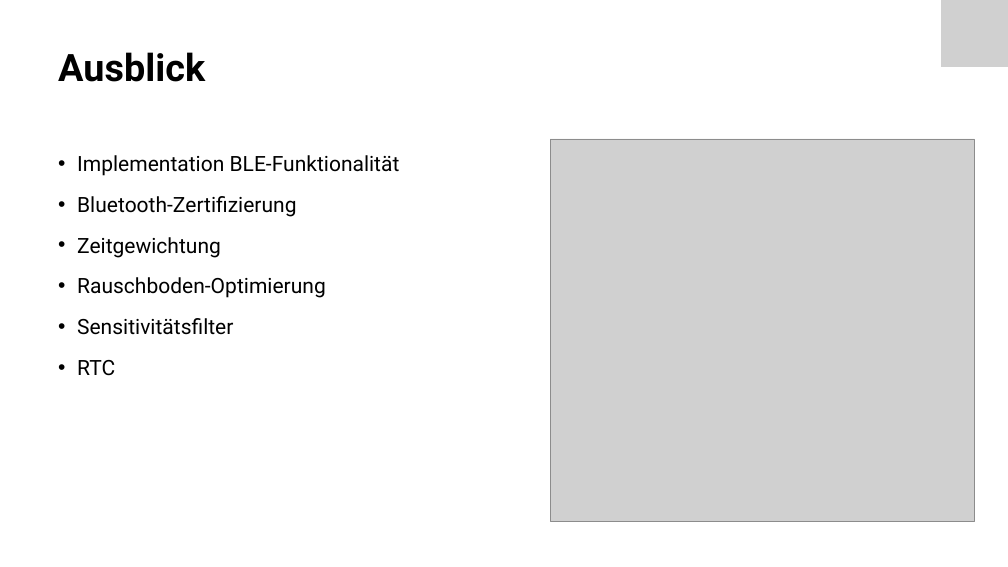
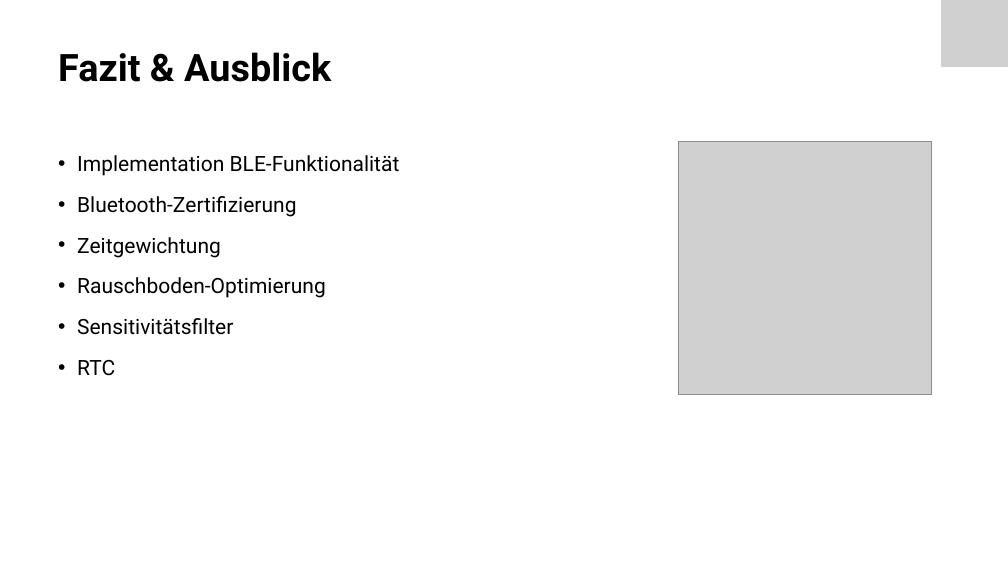
Before and after one commit to Froster2406/BAT2024, a slide deck: slide 16 of Dokumentation/presentation/BAT-EIT-FS24-Präs-Nicora-1507146.pptx (slide 14 before the commit). Drawn at 1008x567 pixels with LibreOffice and Linux fonts; fonts in the diff are those of the drawing; grey boxes stand for pictures. Boxes give left, top, right and bottom in pixels: in the first picture for what was removed or moved away, otherwise in the second. Text is boxed around its words. In the diff, an @@ line names an element or a change of style, - is before the commit and + after.

```diff
--- a/Dokumentation/presentation/BAT-EIT-FS24-Präs-Nicora-1507146.pptx
+++ b/Dokumentation/presentation/BAT-EIT-FS24-Präs-Nicora-1507146.pptx
@@ title at <box>58,52,331,82</box>: text changed @@
-Ausblick
+Fazit & Ausblick
@@ picture removed at <box>551,139,975,521</box> @@
@@ picture added at <box>678,142,932,395</box> @@
```
Also in this commit, not shown: 7 other slides changed, 4 slides added, 2 slides removed, 5 other files.
